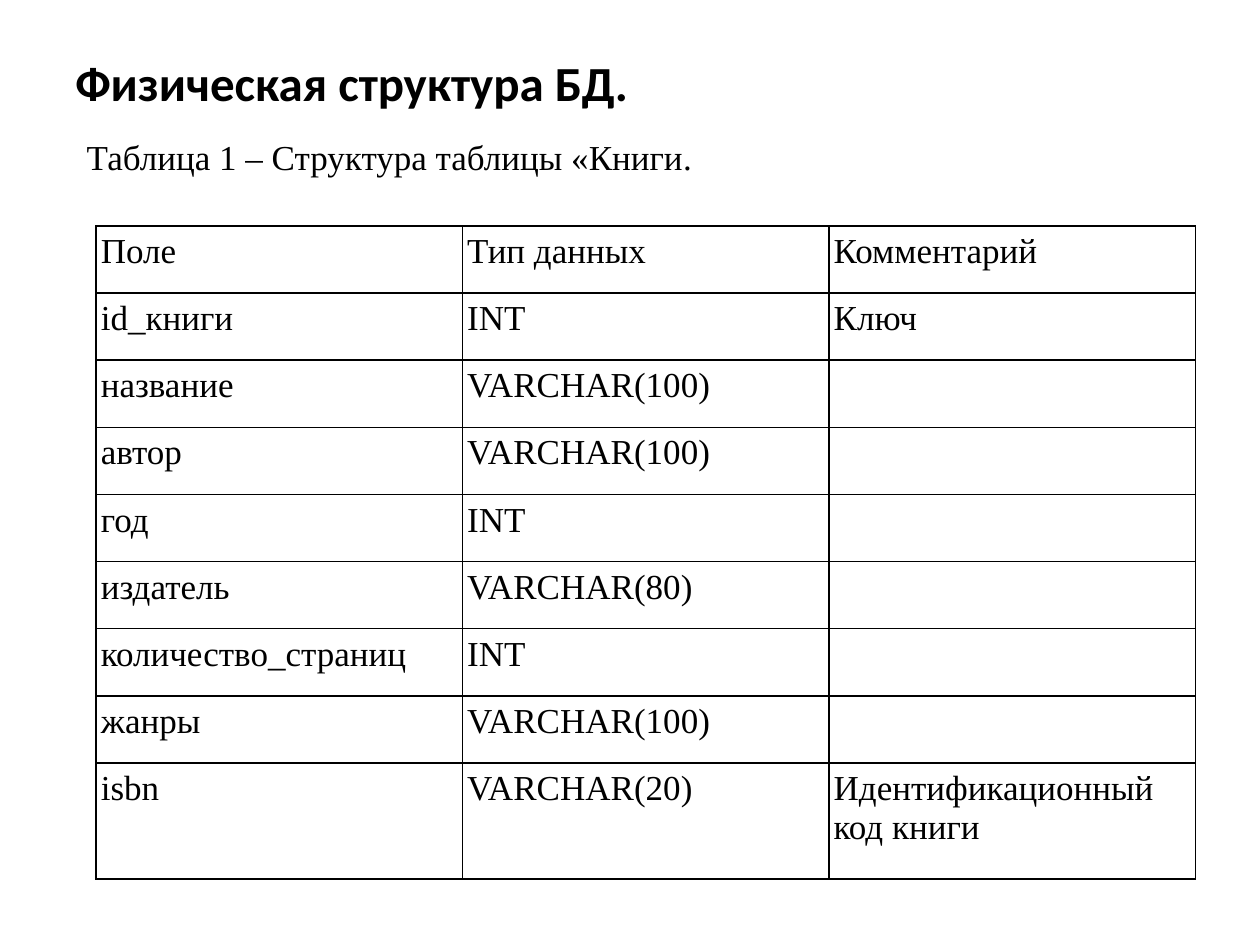
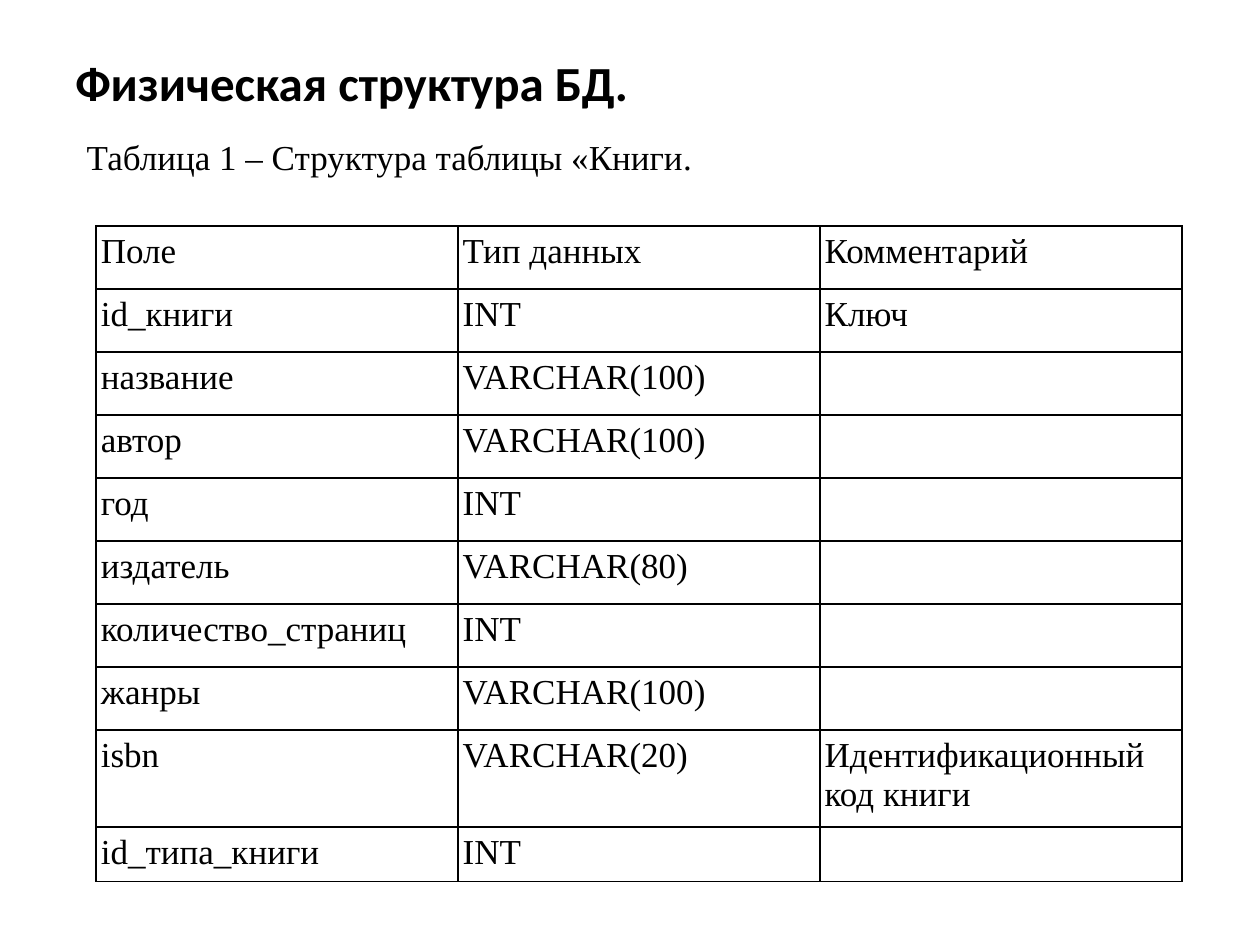
Before and after one commit to VividPhoenixGame/Kursovaya_Pungin, a slide deck: slide 6 of БД для домашней библиотеки1.pptx. Drawn at 1260x945 pixels with LibreOffice and Linux fonts; fonts in the diff are those of the drawing. Boxes give left, top, right and bottom in pixels: in the first picture for what was removed or moved away, otherwise in the second. Text is boxed around its words. In the diff, an @@ line names an element or a change of style, - is before the commit and + after.

```diff
--- a/БД для домашней библиотеки1.pptx
+++ b/БД для домашней библиотеки1.pptx
@@ table at box(96, 226, 1181, 882) @@
+row 10: id_типа_книги | INT | 
@@ table: place and size @@
-table at box(96, 226, 1196, 878)
+table at box(96, 226, 1181, 882)
```
Also in this commit, not shown: 5 other slides changed.
